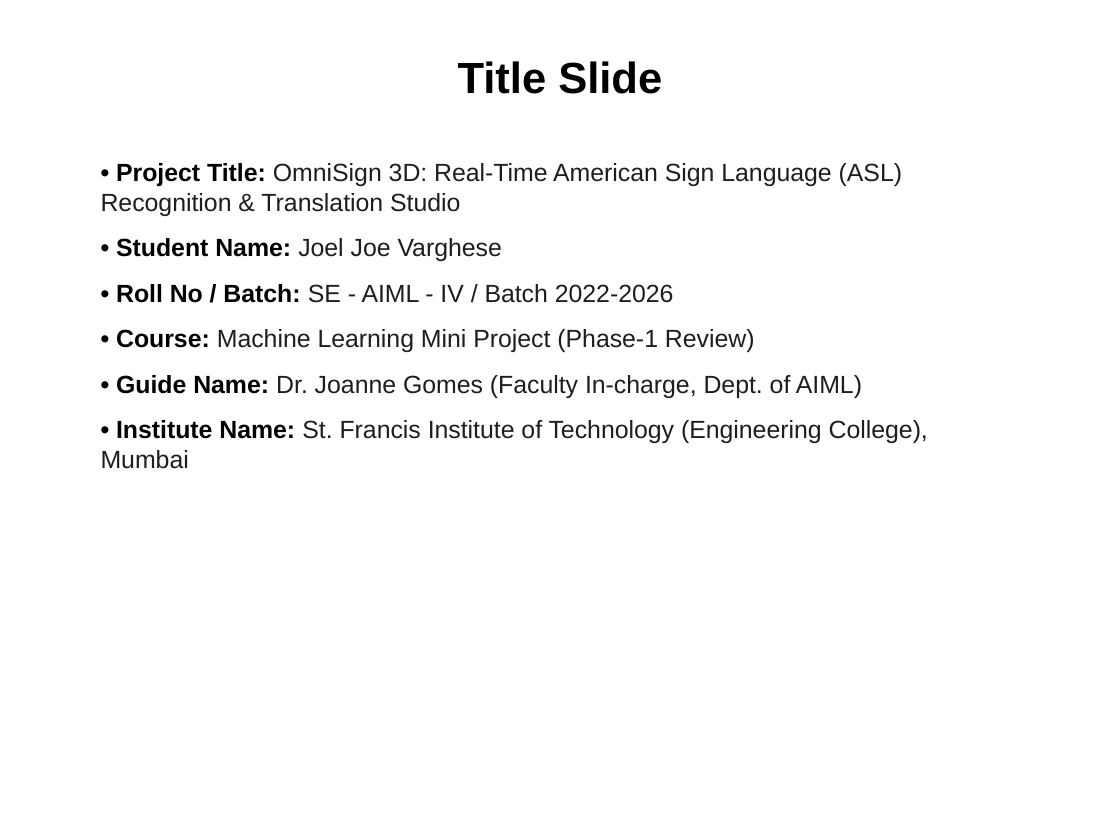
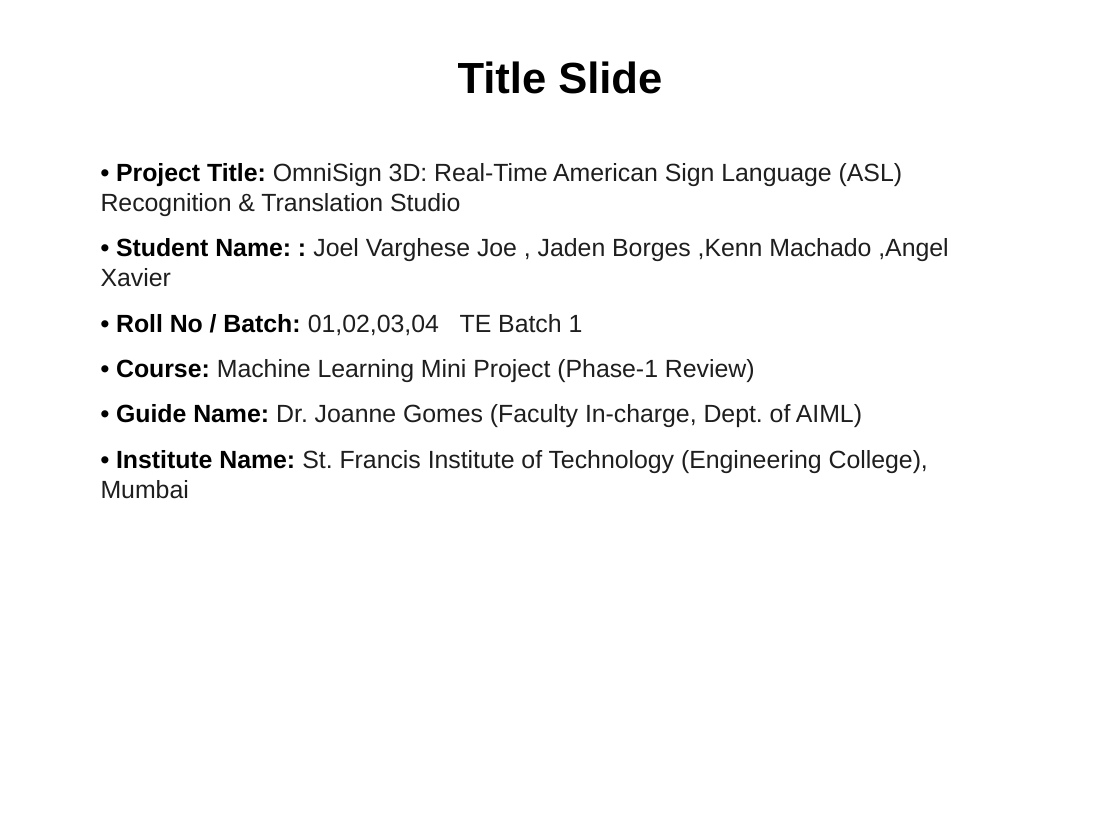
Before and after one commit to joelvarghese023-ship-it/ASL-translator, a slide deck: slide 1 of OmniSign_3D_Phase1_Official_Template.pptx. Drawn at 1120x840 pixels with LibreOffice and Linux fonts; fonts in the diff are those of the drawing. Boxes give left, top, right and bottom in pixels: in the first picture for what was removed or moved away, otherwise in the second. Text is boxed around its words. In the diff, an @@ line names an element or a change of style, - is before the commit and + after.

```diff
--- a/OmniSign_3D_Phase1_Official_Template.pptx
+++ b/OmniSign_3D_Phase1_Official_Template.pptx
@@ text at box(101, 238, 948, 336): text changed @@
-• Student Name: Joel Joe Varghese
-• Roll No / Batch: SE - AIML - IV / Batch 2022-2026
+• Student Name: : Joel Varghese Joe , Jaden Borges ,Kenn Machado ,Angel Xavier
+• Roll No / Batch: 01,02,03,04 TE Batch 1
```
Also in this commit, not shown: 2 other files.
